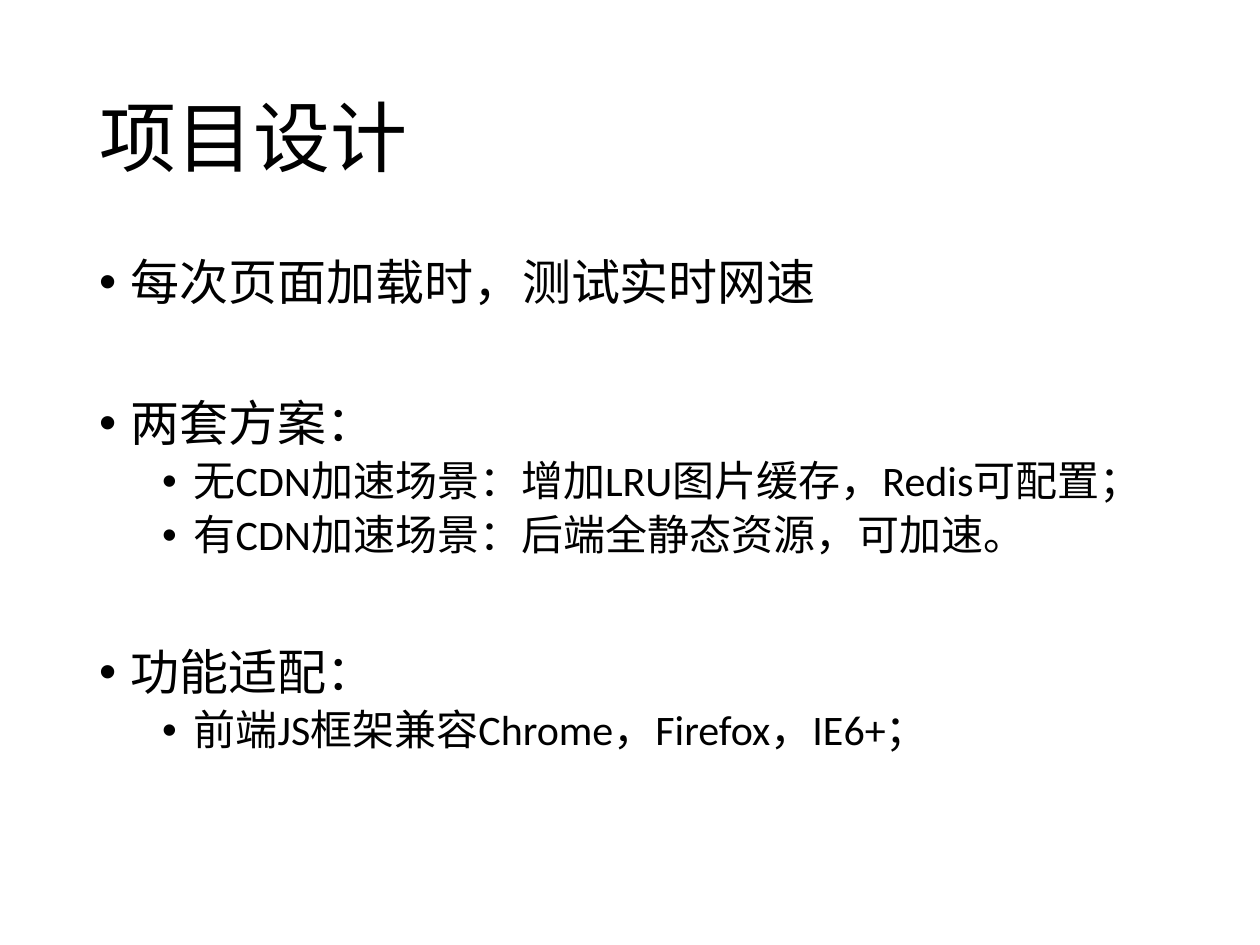
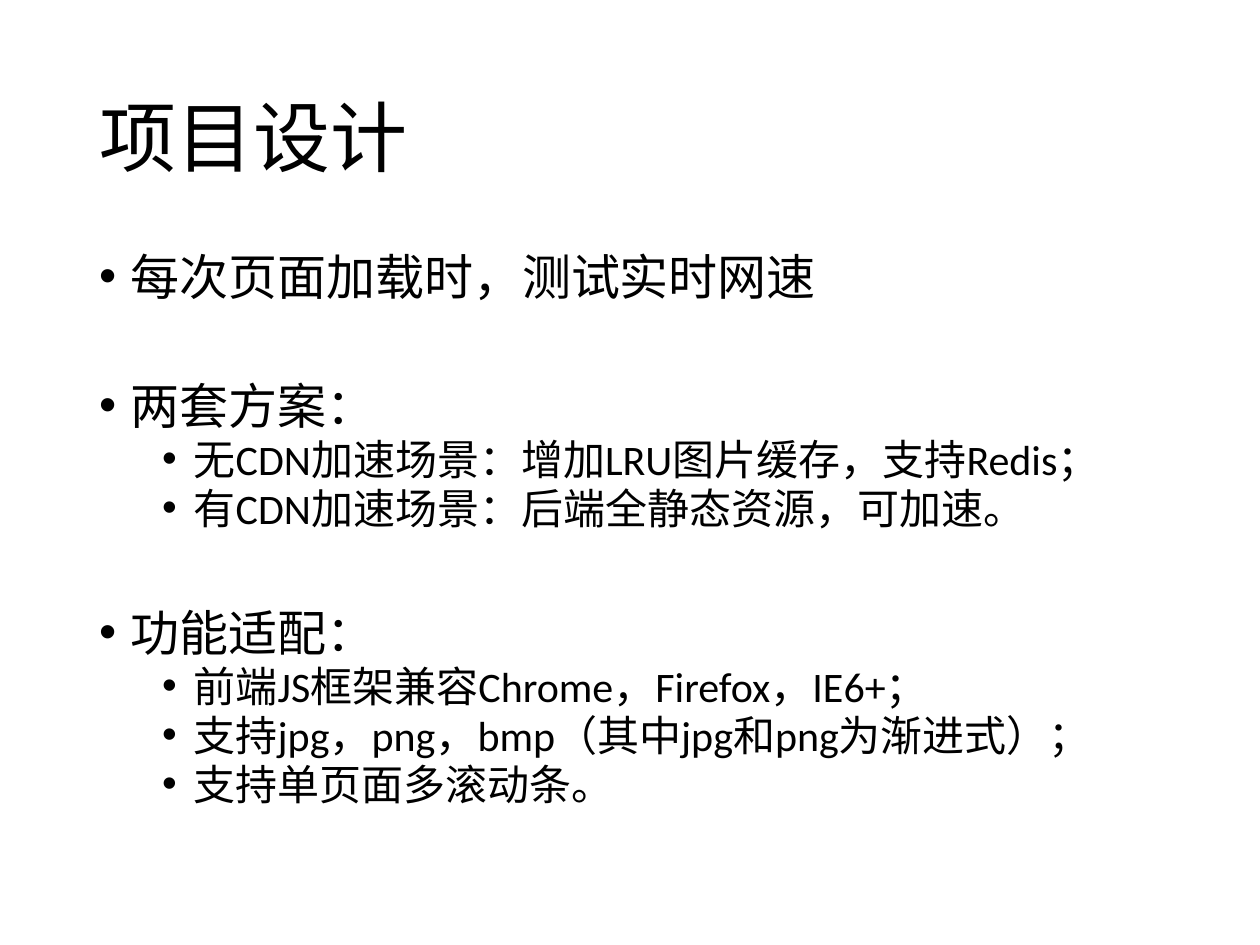
Before and after one commit to WMBao/ImageAccelerator, a slide deck: slide 4 of ImageAccelerator.pptx. Drawn at 1260x945 pixels with LibreOffice and Linux fonts; fonts in the diff are those of the drawing. Boxes give left, top, right and bottom in pixels: in the first picture for what was removed or moved away, otherwise in the second. Text is boxed around its words. In the diff, an @@ line names an element or a change of style, - is before the commit and + after.

Commit message:
update

```diff
--- a/ImageAccelerator.pptx
+++ b/ImageAccelerator.pptx
@@ text at bbox=[131, 253, 1025, 709]: line spacing 0.9 to 0.8 @@
@@ text at bbox=[194, 439, 1100, 482]: text changed @@
-  • 无CDN加速场景：增加LRU图片缓存，Redis可配置；
+  • 无CDN加速场景：增加LRU图片缓存，支持Redis；
@@ text at bbox=[194, 715, 1091, 804]: paragraphs added @@
+  • 支持jpg，png，bmp（其中jpg和png为渐进式）；
+  • 支持单页面多滚动条。
```
Also in this commit, not shown: 1 other slide changed, 9 slides added, 3 slides removed.
